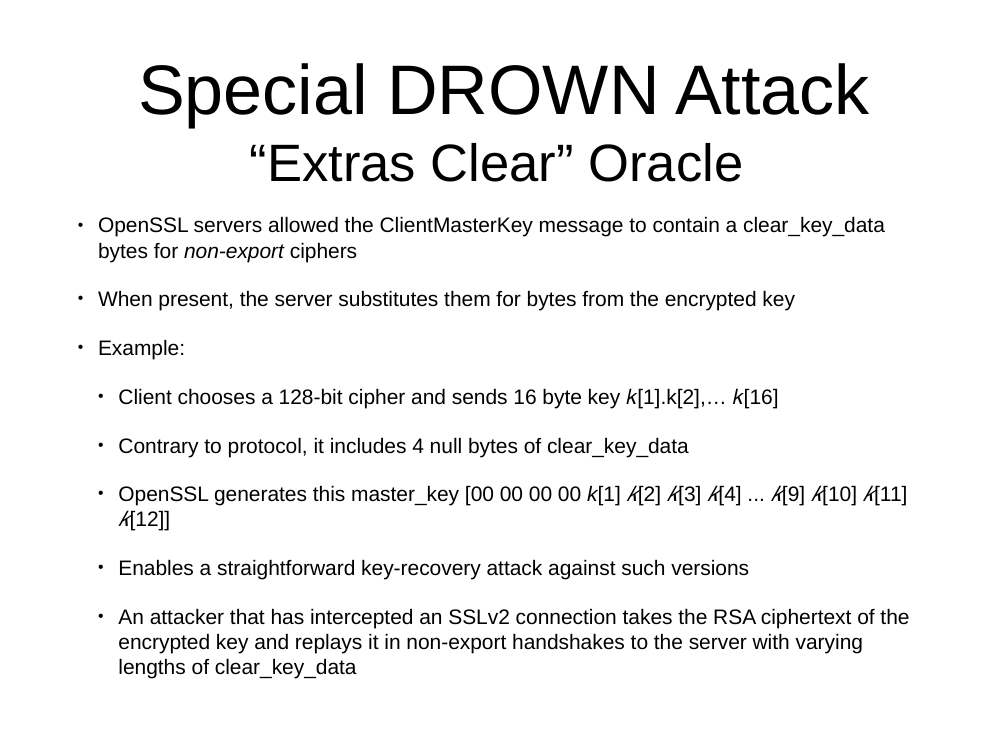
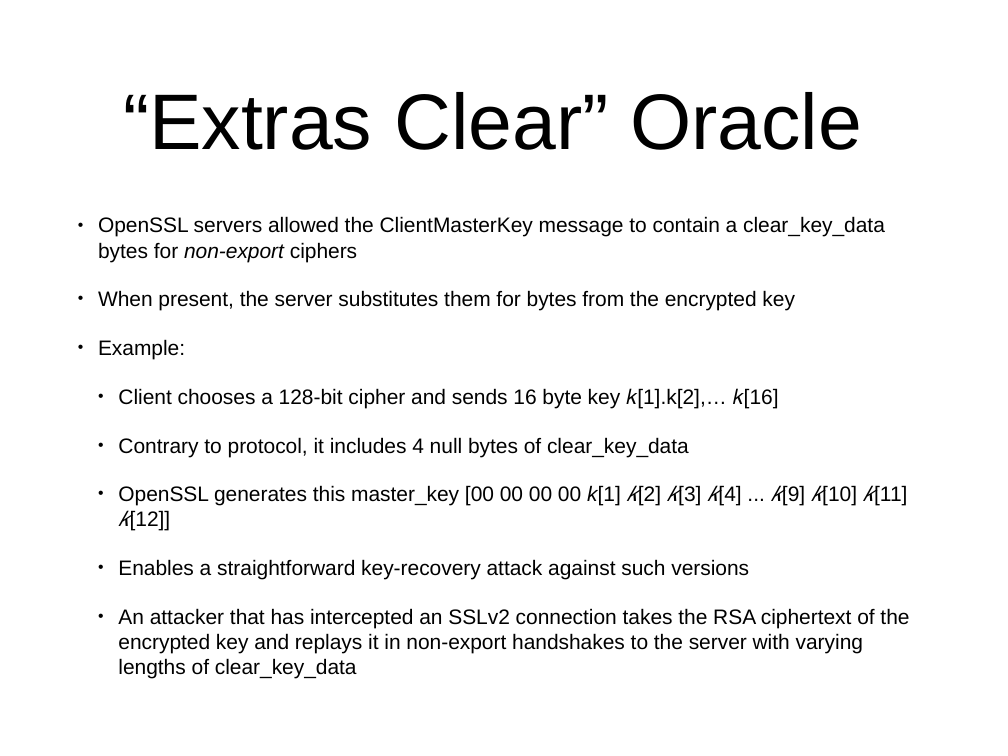
Before and after one commit to sftcd/cs7053, a slide deck: slide 19 of materials/Drown_Attack.pptx. Drawn at 1008x756 pixels with LibreOffice and Linux fonts; fonts in the diff are those of the drawing. Boxes give left, top, right and bottom in pixels: in the first picture for what was removed or moved away, otherwise in the second. Text is boxed around its words. In the diff, an @@ line names an element or a change of style, - is before the commit and + after.

Commit message:
Added a PDF version of the slides
Fixed formatting issues on the slides

```diff
--- a/materials/Drown_Attack.pptx
+++ b/materials/Drown_Attack.pptx
@@ title "“Extras Clear” Oracle" at (123,92,862,150): size 53.4 to 80 pt @@
@@ title at (138,63,870,127): paragraph removed @@
-Special DROWN Attack
```
Also in this commit, not shown: 14 other slides changed, 1 other file.
